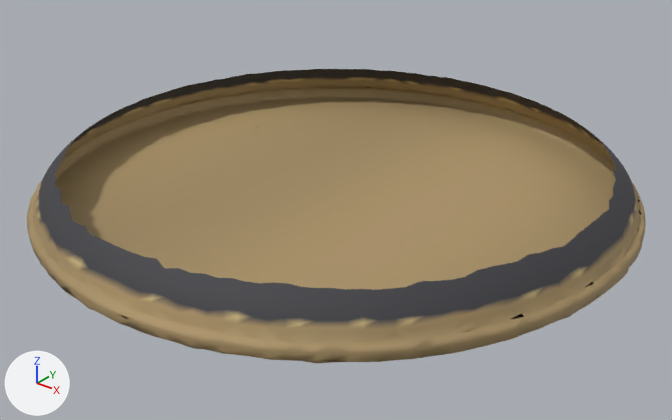
Before and after pictures for a commit that changed the glTF model public/models/statue-plinth.glb.
One viewpoint serves both versions: a 50 mm lens placed at (1.173, -1.179, 0.88), pointed at (0.011, 0.273, -0.021). The axes (+X, +Y, +Z) are drawn at lower left. The lights are the same throughout. The older version comes first.

Before the edit, the objects in view are built like this:
```python
me_statueplinth = bpy.data.meshes.new('statuePlinth')
me_statueplinth.from_pydata(...)  # 7124 vertices, 14121 faces; spans x -0.679..0.646, y -0.354..0.971, z 0.0..0.108
me_statueplinth.materials.append(mat_statueplinth)
ob_statueplinth = bpy.data.objects.new('statuePlinth', me_statueplinth)
ob_statueplinth.location = (0.0, 0.0, 0.0)
```
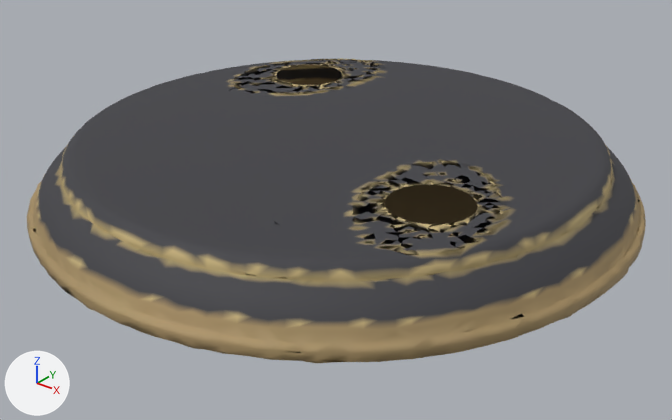
Edits to the bpy script that builds the scene:
```text
Change me_statueplinth:
    used by ob_statueplinth; location = (0.0, 0.0, 0.0)
    remove me_statueplinth.from_pydata(...)  # 7124 vertices, 14121 faces; spans x -0.679..0.646, y -0.354..0.971, z 0.0..0.108
    add me_statueplinth.from_pydata(...)  # 11853 vertices, 24336 faces; spans x -0.679..0.646, y -0.354..0.971, z 0.0..0.145
    me_statueplinth part 1: 4729 vertices added at x -0.603..0.569, y -0.276..0.896, z 0.108..0.145
```

Where the change shows, as pixel boxes (x1, y1, x2, y2) in the pictures (672 x 420 px):
'statuePlinth', reshaped: before (27, 69, 646, 363); after (27, 59, 646, 363)
part 1 of me_statueplinth, added: after (54, 59, 616, 290)
